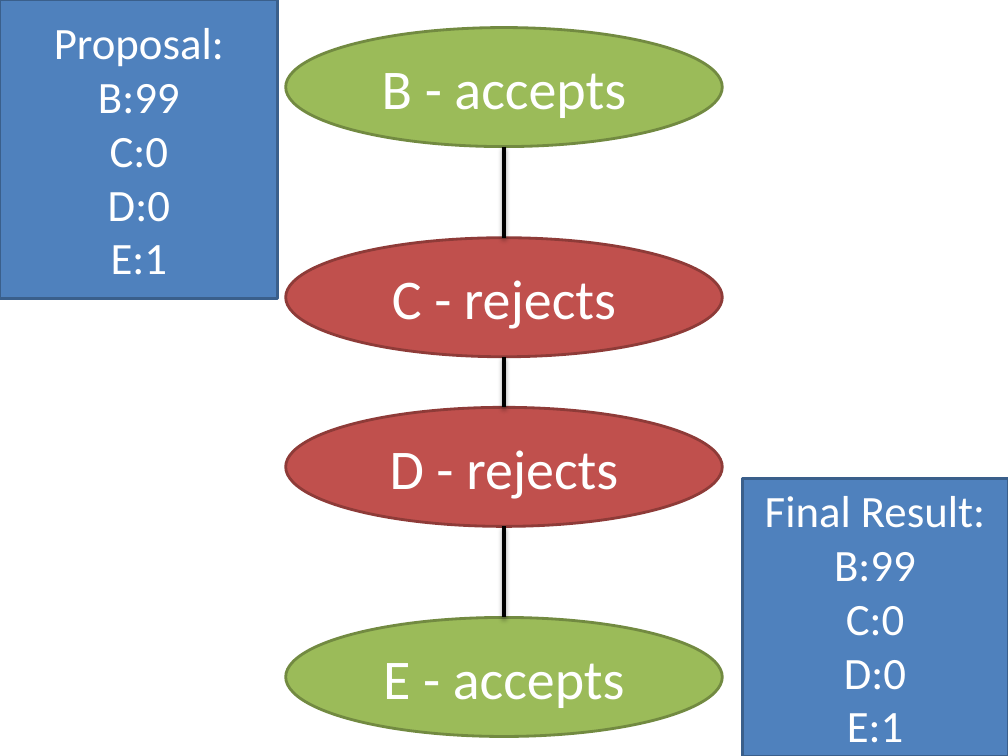
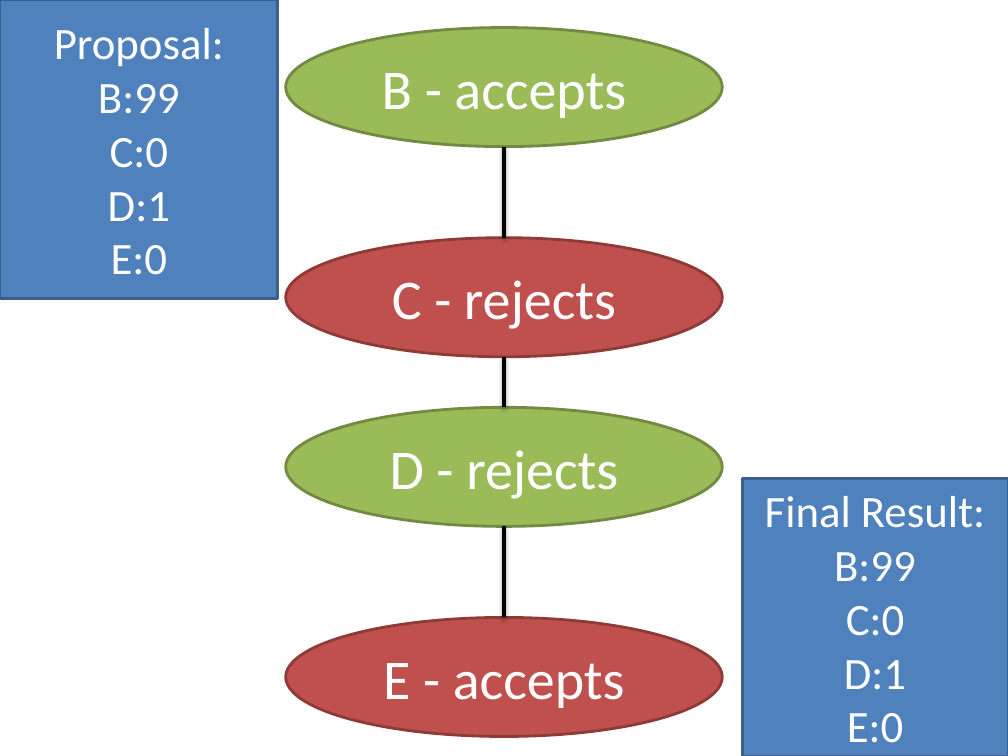
Before and after one commit to Delanir/QuantumPirates, a slide deck: slide 3 of Pirates1.pptx. Drawn at 1008x756 pixels with LibreOffice and Linux fonts; fonts in the diff are those of the drawing. Boxes give left, top, right and bottom in pixels: in the first picture for what was removed or moved away, otherwise in the second. Text is boxed around its words. In the diff, an @@ line names an element or a change of style, - is before the commit and + after.

```diff
--- a/Pirates1.pptx
+++ b/Pirates1.pptx
@@ text in rectangle at [108,192,170,275]: text changed @@
-D:0
-E:1
+D:1
+E:0
@@ ellipse "D - rejects" at [285,407,722,526]: fill #C0504D to #9BBB59; outline #8E3B39 2 pt to #738A42 2 pt @@
@@ ellipse "E - accepts" at [285,618,722,737]: fill #9BBB59 to #C0504D; outline #738A42 2 pt to #8E3B39 2 pt @@
@@ text in rectangle at [844,660,906,743]: text changed @@
-D:0
-E:1
+D:1
+E:0
```
Also in this commit, not shown: 14 other files.
